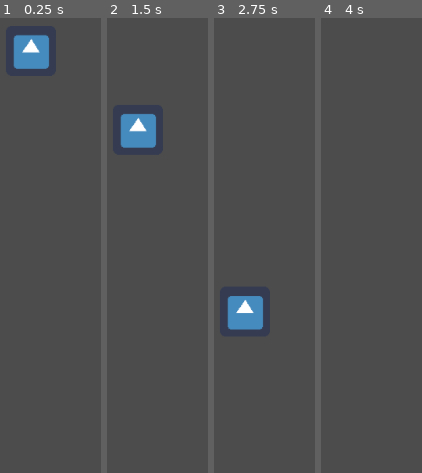
Above: before the commit, frames 1-4 (left to right).
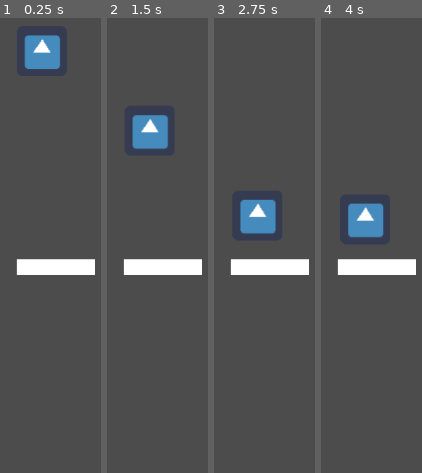
Above: after the commit, the same moments.

Repository: macamev/Pajatso
Game: Godot game, scene res://Node2D.tscn
Two runs of this game, one before a commit and one after it. Both use one fixed random seed, a clock stepped at 60 frames per second and the inputs below. The engine's default icon, where the game draws it, is replaced by a stand-in: a white triangle on a blue panel in a dark square.
Inputs:
- Up to frame 1 (0.25 s): no input
- Up to frame 2 (1.5 s): no input
- Up to frame 3 (2.75 s): no input
- Up to frame 4 (4 s): no input

The runs differ from the first frame. In frame 1, 4.9% of the frame differs, in the area x 12-95%, y 3-57%; in frame 2, 5.2%; in frame 3, 8.0%, in the area x 12-95%, y 40-69%; in frame 4, 5.4%.

Commit message:
textmesh

Diff:
--- a/Node2D.tscn
+++ b/Node2D.tscn
@@ -1,21 +1,47 @@
-[gd_scene load_steps=4 format=2]
+[gd_scene load_steps=6 format=2]
 
 [ext_resource path="res://icon.png" type="Texture" id=1]
 
 [sub_resource type="PhysicsMaterial" id=2]
-bounce = 0.31
+friction = 0.0
+bounce = 0.5
 
 [sub_resource type="CircleShape2D" id=1]
+
+[sub_resource type="RectangleShape2D" id=3]
+extents = Vector2( 100, 20 )
+
+[sub_resource type="QuadMesh" id=4]
 
 [node name="Node2D" type="Node2D"]
 
 [node name="RigidBody2D" type="RigidBody2D" parent="."]
+position = Vector2( 481, 56 )
 physics_material_override = SubResource( 2 )
+linear_velocity = Vector2( 1, 1 )
+__meta__ = {
+"_edit_group_": true
+}
 
 [node name="CollisionShape2D" type="CollisionShape2D" parent="RigidBody2D"]
-position = Vector2( 467.121, 55.9572 )
+position = Vector2( 3.05176e-05, 0 )
 shape = SubResource( 1 )
 
 [node name="Sprite" type="Sprite" parent="RigidBody2D"]
-position = Vector2( 467.121, 55.9572 )
+position = Vector2( 3.05176e-05, 0 )
 texture = ExtResource( 1 )
+
+[node name="KinematicBody2D" type="KinematicBody2D" parent="."]
+position = Vector2( 441, 332 )
+__meta__ = {
+"_edit_group_": true
+}
+
+[node name="CollisionShape2D" type="CollisionShape2D" parent="KinematicBody2D"]
+position = Vector2( 54, 0 )
+shape = SubResource( 3 )
+
+[node name="MeshInstance2D" type="MeshInstance2D" parent="KinematicBody2D/CollisionShape2D"]
+position = Vector2( 4.00002, 4 )
+scale = Vector2( 100, 20 )
+mesh = SubResource( 4 )
Not shown, changed: icon.png.import
